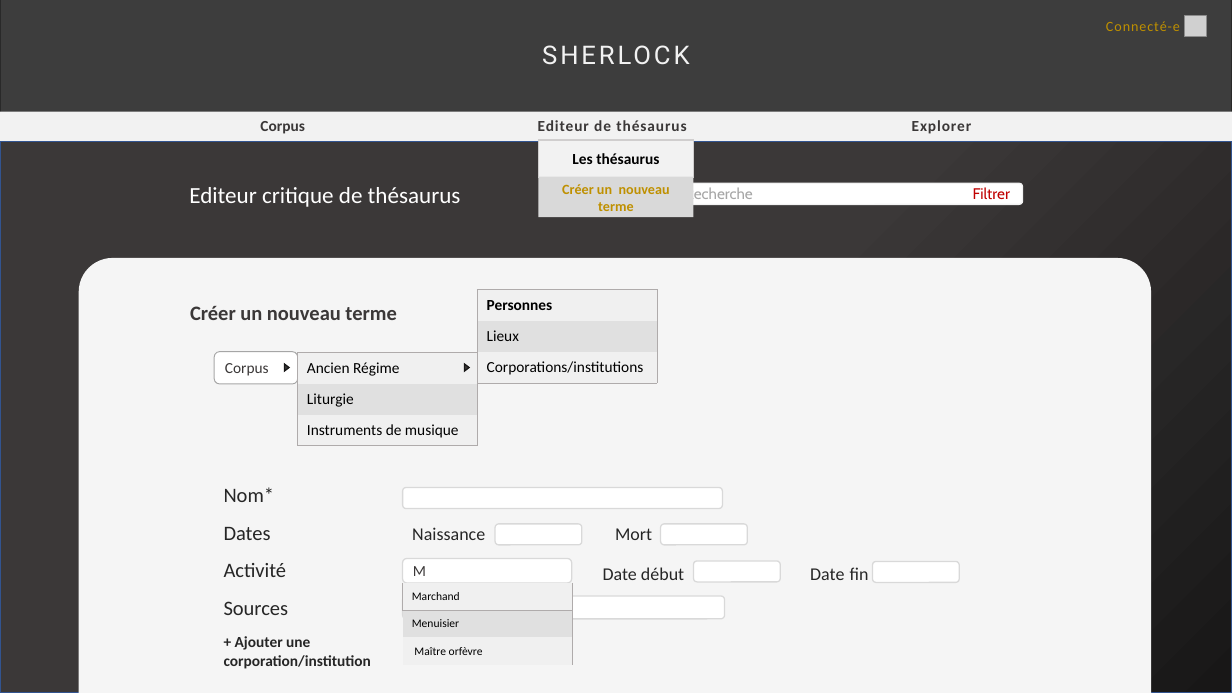
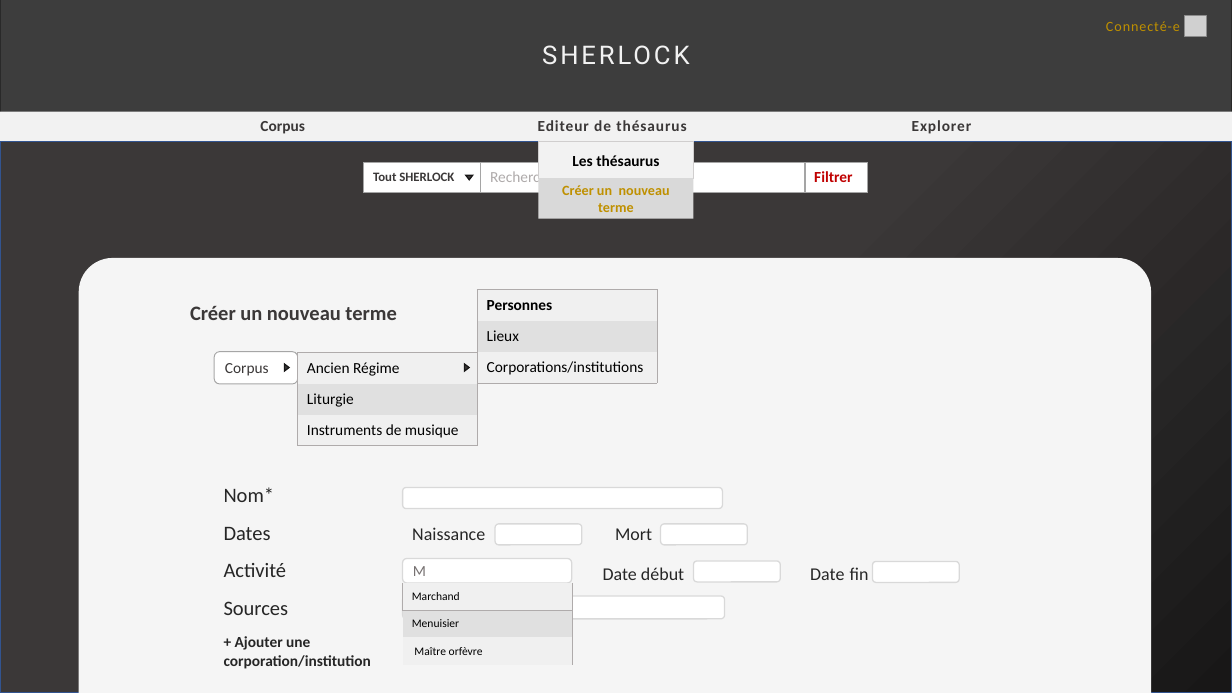
Before and after one commit to Amleth/SHERLOCK, a slide deck: slide 11 of modélisation/mercure-galant-thésaurus-ancien-régime/Ecrans.pptx (slide 12 before the commit). Drawn at 1232x693 pixels with LibreOffice and Linux fonts; fonts in the diff are those of the drawing; grey boxes stand for pictures. Boxes give left, top, right and bottom in pixels: in the first picture for what was removed or moved away, otherwise in the second. Text is boxed around its words. In the diff, an @@ line names an element or a change of style, - is before the commit and + after.

```diff
--- a/modélisation/mercure-galant-thésaurus-ancien-régime/Ecrans.pptx
+++ b/modélisation/mercure-galant-thésaurus-ancien-régime/Ecrans.pptx
@@ table added at [364,163,869,192], 1 rows, 3 columns @@
+Tout SHERLOCK | Recherche | Filtrer
@@ triangle added at [466,176,473,180], fill #3B3838, outline #181717 1 pt @@
@@ text removed at [189,187,461,207] @@
-Editeur critique de thésaurus
@@ rounded rectangle removed at [675,183,1022,204] @@
-Recherche Filtrer
@@ rounded rectangle "M" at [403,558,572,582]: text colour #3B3838 to #767171 @@
```
Also in this commit, not shown: 10 other slides changed, 1 slide removed, 1 other file.
